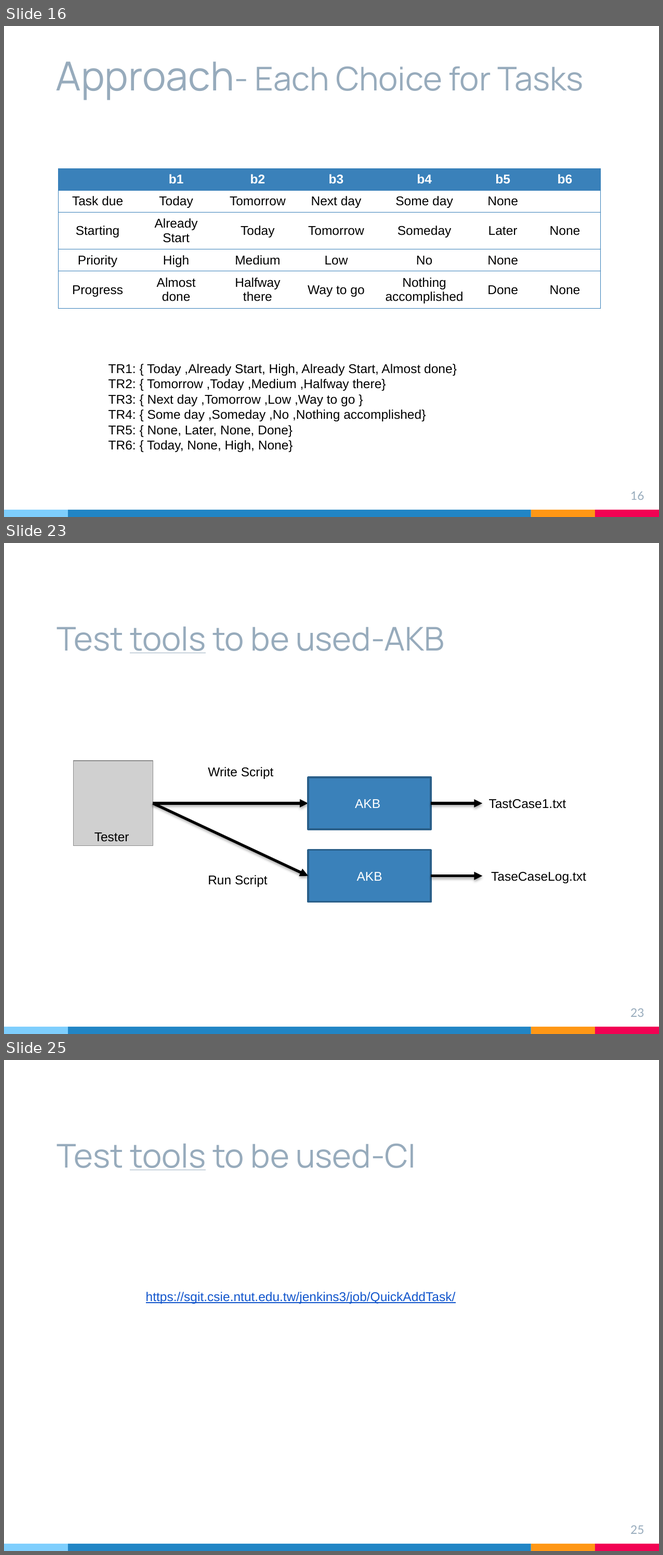
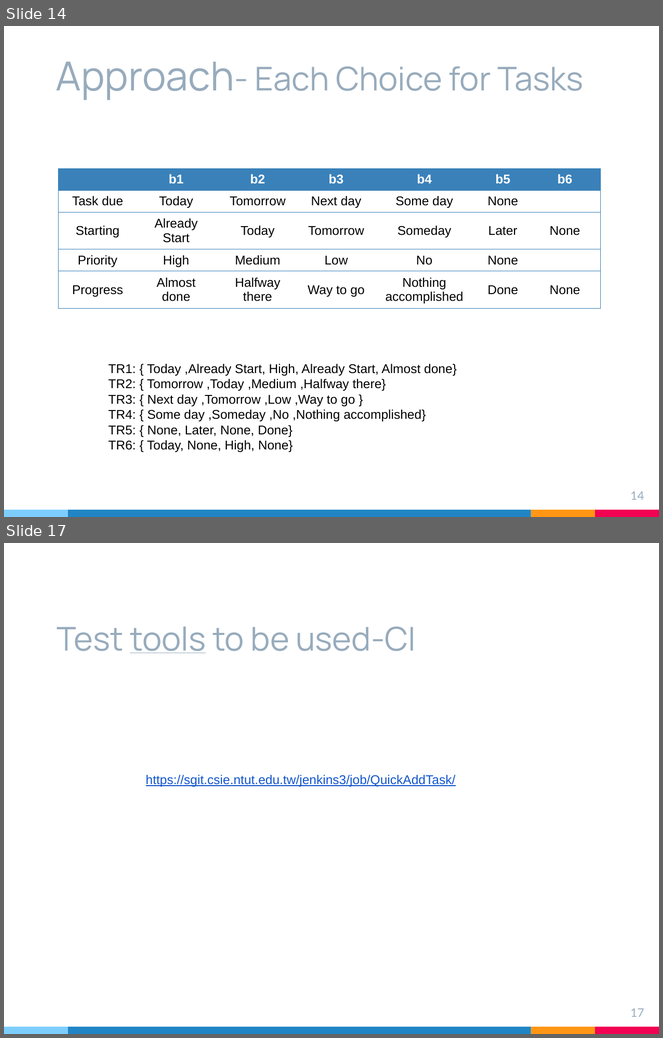
Before and after one commit to likesm0887/STV-Project, a slide deck: Document/軟體測試期末簡報.pptx. Shown one above the other, each under a label of ours: slides 16, 23 and 25 before the commit, slides 14 and 17 after it; the slides between them are not shown. The pictures are 663x1555 and 663x1038 pixels, drawn with LibreOffice and Linux fonts; fonts in the diff are those of the drawing; grey boxes stand for pictures. Boxes give left, top, right and bottom in pixels: in the first picture for what was removed or moved away, otherwise in the second. Text is boxed around its words. In the diff, an @@ line names an element or a change of style, - is before the commit and + after.

```diff
--- a/Document/軟體測試期末簡報.pptx
+++ b/Document/軟體測試期末簡報.pptx
@@ slide 23 removed at (x1=4, y1=543, x2=659, y2=1034), background #FFFFFF; not listed: 4 template elements that a slide beside it also shows @@
@@ title removed at (x1=57, y1=627, x2=444, y2=653) @@
-Test tools to be used-AKB
@@ picture removed at (x1=74, y1=761, x2=153, y2=846) @@
@@ text removed at (x1=208, y1=767, x2=274, y2=779) @@
-Write Script
@@ rectangle removed at (x1=308, y1=778, x2=431, y2=830) @@
-AKB
@@ arrow removed from (153, 804) to (308, 804) @@
@@ arrow removed from (153, 804) to (308, 876) @@
@@ arrow removed from (431, 804) to (482, 804) @@
@@ text removed at (x1=489, y1=799, x2=567, y2=809) @@
-TastCase1.txt
@@ text removed at (x1=94, y1=833, x2=129, y2=842) @@
-Tester
@@ rectangle removed at (x1=308, y1=850, x2=431, y2=902) @@
-AKB
@@ text removed at (x1=208, y1=875, x2=268, y2=887) @@
-Run Script
@@ arrow removed from (431, 876) to (482, 876) @@
@@ text removed at (x1=491, y1=872, x2=586, y2=884) @@
-TaseCaseLog.txt
@@ page number removed at (x1=631, y1=1008, x2=644, y2=1017) @@
-23
@@ what was slide 16 is now slide 14 @@
@@ page number at (x1=631, y1=492, x2=644, y2=500): text changed @@
-16
+14
@@ what was slide 25 is now slide 17 @@
@@ page number at (x1=631, y1=1009, x2=644, y2=1017): text changed @@
-25
+17
```
Also in this commit, not shown: 4 slides changed, 6 slides added, 13 other slides removed, 2 other files.
